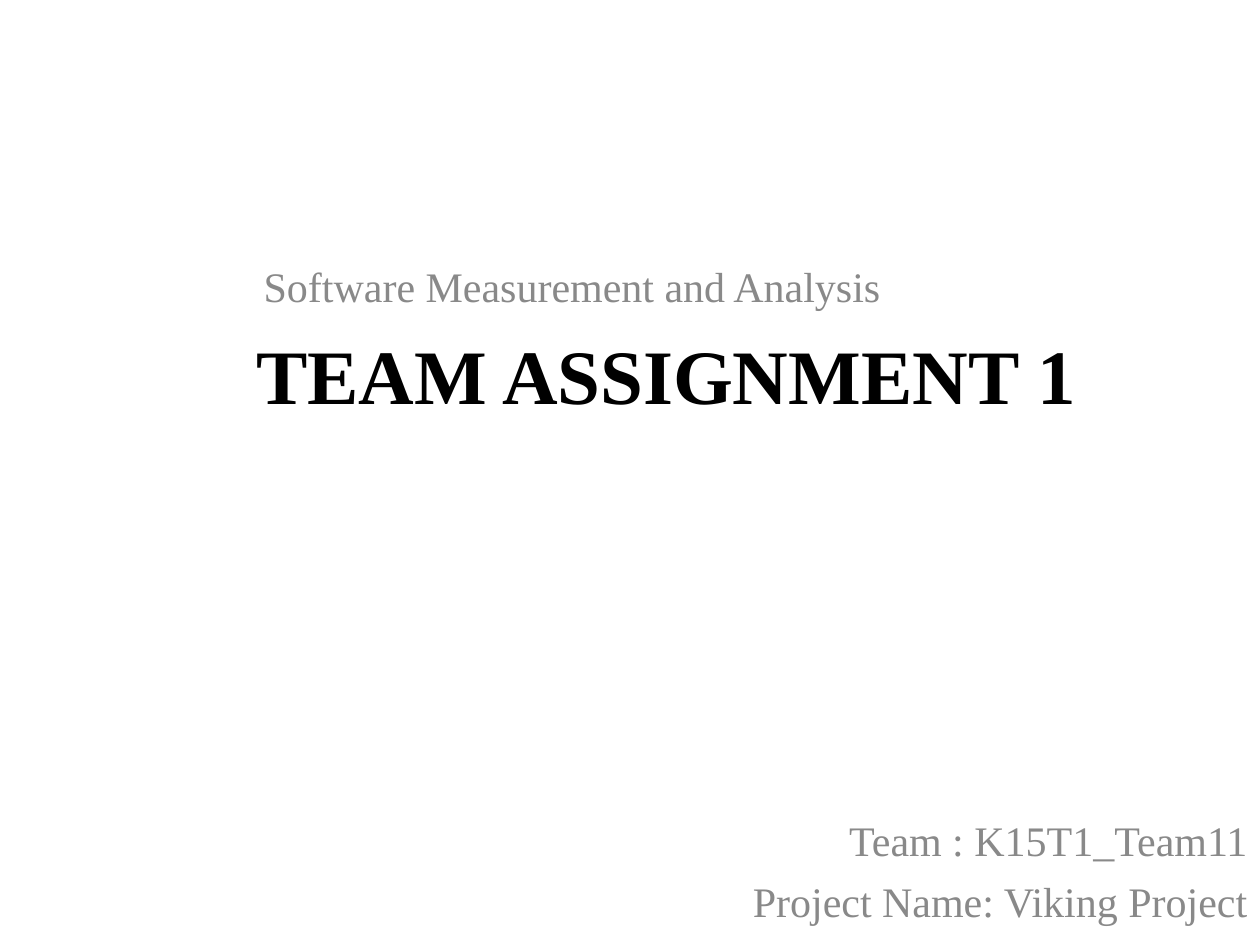
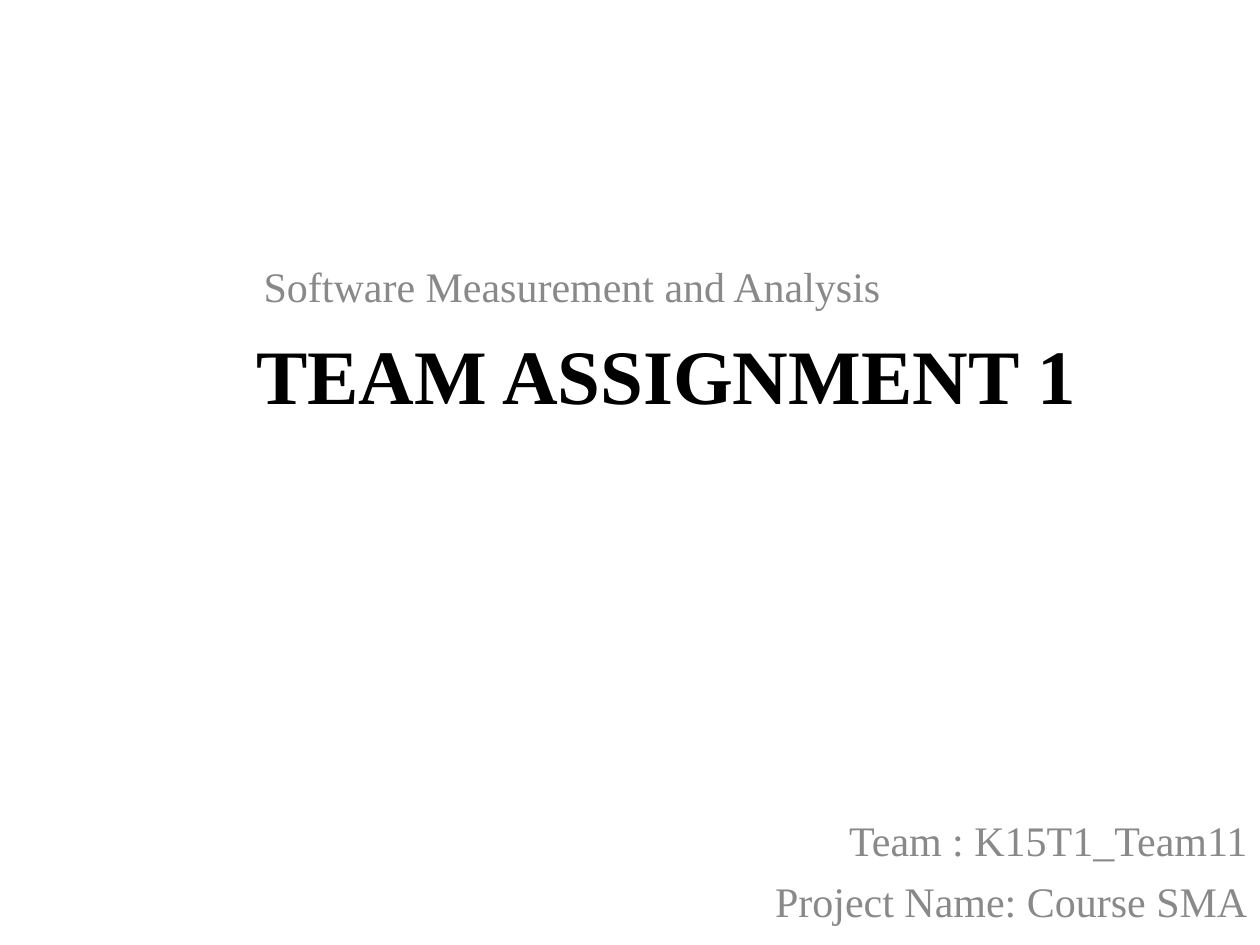
Before and after one commit to T138384/vlu-k15t1-team11, a slide deck: slide 1 of SMA - Software Measurement & Analysis/Asignment-01/K15T1-Team11-Team Assignment1/K15T1-Team11-Team Assignment1.ppt. Drawn at 1260x945 pixels with LibreOffice and Linux fonts; fonts in the diff are those of the drawing; background and template pictures are left out. Boxes give left, top, right and bottom in pixels: in the first picture for what was removed or moved away, otherwise in the second. Text is boxed around its words. In the diff, an @@ line names an element or a change of style, - is before the commit and + after.

```diff
--- a/SMA - Software Measurement & Analysis/Asignment-01/K15T1-Team11-Team Assignment1/K15T1-Team11-Team Assignment1.ppt
+++ b/SMA - Software Measurement & Analysis/Asignment-01/K15T1-Team11-Team Assignment1/K15T1-Team11-Team Assignment1.ppt
@@ text at <box>775,889,1247,926</box>: text changed @@
-Project Name: Viking Project
+Project Name: Course SMA
```
Also in this commit, not shown: 5 other slides changed, 2 other files.
